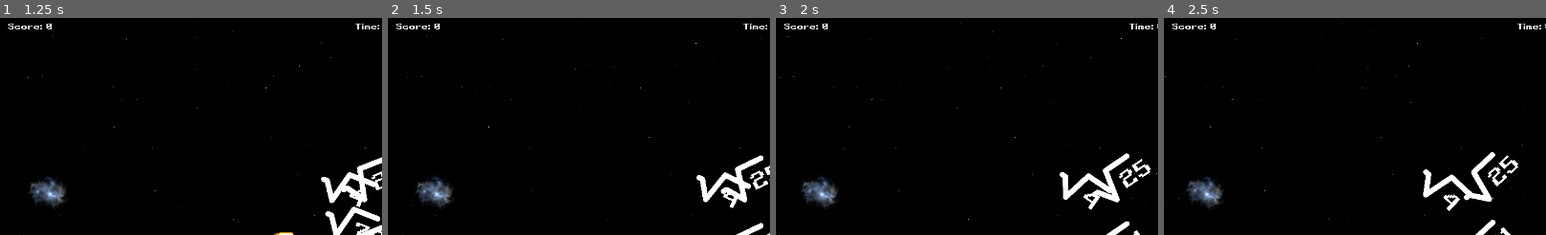
Above: before the commit, frames 1-4 (left to right).
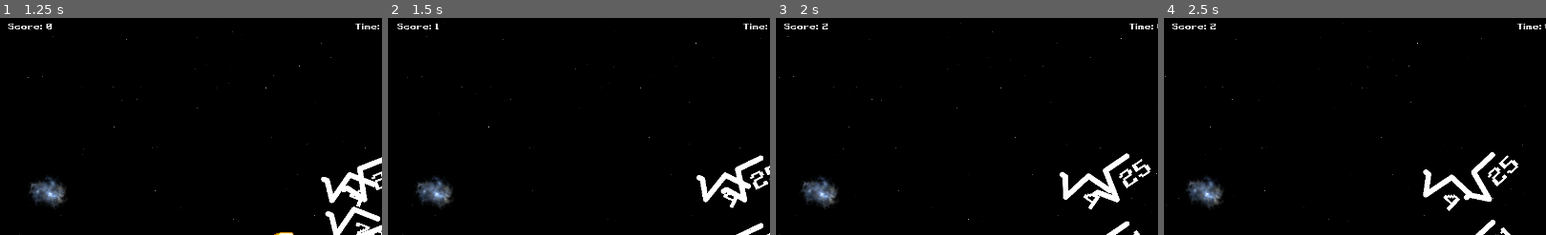
Above: after the commit, the same moments.

Repository: gingerr/ggj-2023-roots-one
Game: Godot game, scene res://Game.tscn
Same seed, same stepped clock (60 frames per second), same inputs: the game is played once before the commit and once after it.
Inputs:
- Up to frame 1 (1.25 s): hold Right (ui_right) from 0.53 s (still down); tap Space (ui_select) at 0.77 s
- Up to frame 2 (1.5 s): release Right (ui_right) at 1.28 s; hold Down (ui_down) from 1.28 s (still down)
- Up to frame 3 (2 s): keep holding Down (ui_down); tap Space (ui_select) at 1.52 s
- Up to frame 4 (2.5 s): release Down (ui_down) at 2.03 s; hold Right (ui_right) from 2.03 s (still down)
The pictures show only the part of the screen within x 46-96%, y 0-50%; the shares and areas given below are measured in that part.

Frame 1 is identical in both runs. In frame 2, 0.2% of the frame differs, in the area x 2-14%, y 2-6%; in frame 3, less than 0.1%; in frame 4, less than 0.1%.

Commit message:
makes HUD accessible as singleton

Diff:
--- a/EnemyRoot.gd
+++ b/EnemyRoot.gd
@@ -44,6 +44,7 @@
 	$Label.text = value
 
 func explode():
+	HUD.increaseScore(1)
 	print('boom')
 
 func _on_area_entered(area):
--- a/Game.tscn
+++ b/Game.tscn
@@ -1,16 +1,11 @@
-[gd_scene load_steps=5 format=2]
+[gd_scene load_steps=4 format=2]
 
 [ext_resource path="res://Player.tscn" type="PackedScene" id=1]
 [ext_resource path="res://resources/spacedeb.mp3" type="AudioStream" id=2]
 [ext_resource path="res://Game.gd" type="Script" id=3]
-[ext_resource path="res://HUD.tscn" type="PackedScene" id=4]
 
 [node name="Game" type="Node2D"]
 script = ExtResource( 3 )
-
-[node name="HUD" parent="." instance=ExtResource( 4 )]
-time = null
-score = null
 
 [node name="Player" parent="." instance=ExtResource( 1 )]
 position = Vector2( -495, 340 )
--- a/HUD.gd
+++ b/HUD.gd
@@ -1,4 +1,3 @@
-class_name HUD
 extends CanvasLayer
 
 export var topHeight: int
@@ -15,7 +14,7 @@
 	updateHUD()
 
 func increaseScore(value: int) :
-	score = value
+	score += value
 	updateHUD()
 
 func updateHUD():
--- a/project.godot
+++ b/project.godot
@@ -14,11 +14,6 @@
 "language": "GDScript",
 "path": "res://Bullet.gd"
 }, {
-"base": "Reference",
-"class": "HUD",
-"language": "GDScript",
-"path": "res://HUD.gd"
-}, {
 "base": "KinematicBody2D",
 "class": "Player",
 "language": "GDScript",
@@ -31,7 +26,6 @@
 } ]
 _global_script_class_icons={
 "Bullet": "",
-"HUD": "",
 "Player": "",
 "Utils": ""
 }
@@ -41,6 +35,10 @@
 config/name="shRooter"
 run/main_scene="res://Game.tscn"
 config/icon="res://resources/icon.png"
+
+[autoload]
+
+HUD="*res://HUD.tscn"
 
 [display]
 
